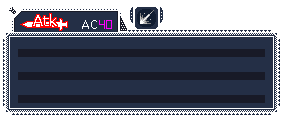
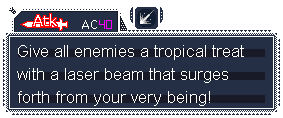
Layered file, before and after one edit (283 x 118). Changes by layer:
added layer "Give all enemies a tropical tr..." above "BG" over [17, 45, 244, 106]
